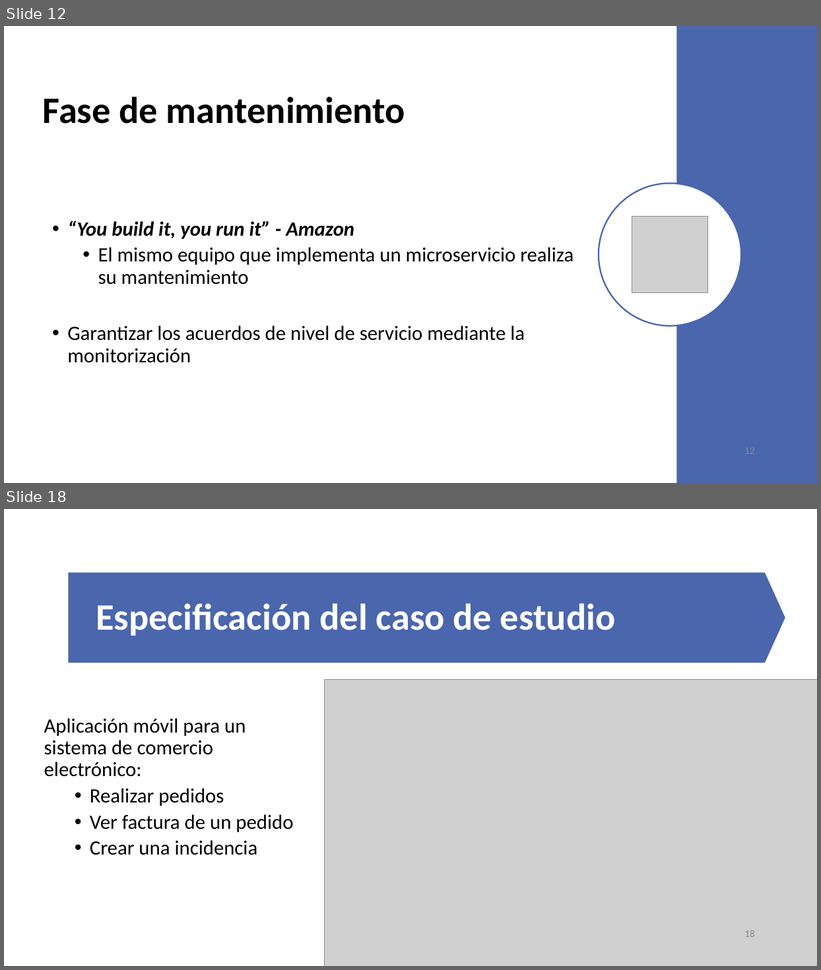
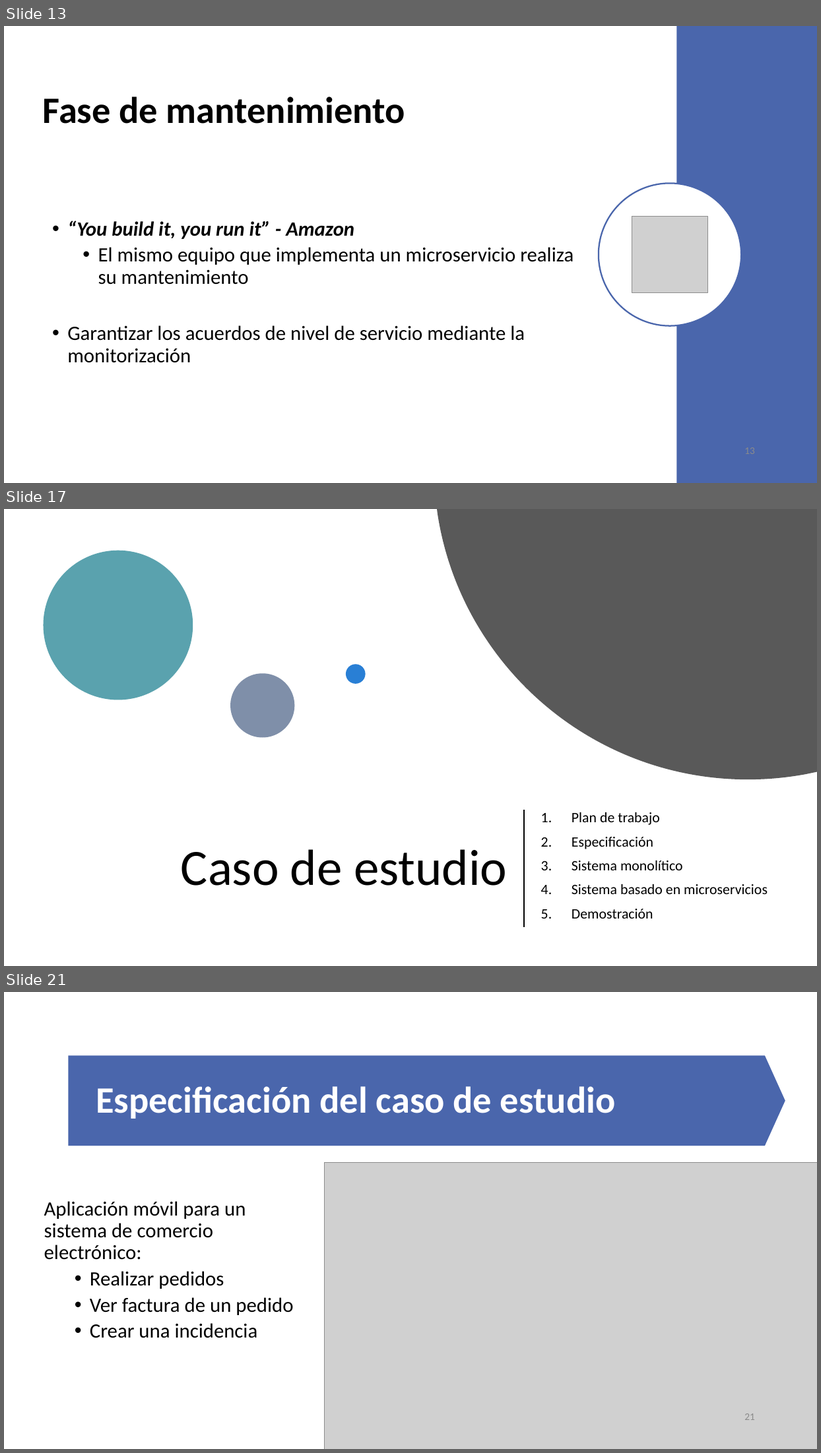
Before and after one commit to VictorIranzo/TFG_Microservices, a slide deck: Trabajo/Presentación/Desarrollo de software basado en microservicios.pptx. Shown one above the other, each under a label of ours: slides 12 and 18 before the commit, slides 13, 17 and 21 after it; the slides between them are not shown. The pictures are 821x970 and 821x1453 pixels, drawn with LibreOffice and Linux fonts; fonts in the diff are those of the drawing; grey boxes stand for pictures. Boxes give left, top, right and bottom in pixels: in the first picture for what was removed or moved away, otherwise in the second. Text is boxed around its words. In the diff, an @@ line names an element or a change of style, - is before the commit and + after.

```diff
--- a/Trabajo/Presentación/Desarrollo de software basado en microservicios.pptx
+++ b/Trabajo/Presentación/Desarrollo de software basado en microservicios.pptx
@@ slide 17 added at (4, 509, 817, 966), background #FFFFFF @@
@@ freeform shape added at (437, 509, 817, 780), fill #595959 @@
@@ ellipse added at (43, 551, 193, 700), fill #5AA2AE @@
@@ ellipse added at (346, 665, 366, 684), fill #297FD5 @@
@@ ellipse added at (230, 674, 294, 738), fill #7F8FA9 @@
@@ line added from (524, 811) to (524, 927), #000000 1.5 pt @@
@@ subtitle added at (572, 813, 768, 919), 17 pt, text #000000 @@
+1. Plan de trabajo
+2. Especificación
+3. Sistema monolítico
+4. Sistema basado en microservicios
+5. Demostración
@@ title added at (181, 850, 507, 886), 60 pt, text #000000 @@
+Caso de estudio
@@ what was slide 12 is now slide 13 @@
@@ what was slide 18 is now slide 21 @@
@@ page number at (745, 1414, 755, 1420): text changed @@
-18
+21
```
Also in this commit, not shown: 12 slides changed, 4 other slides added.
